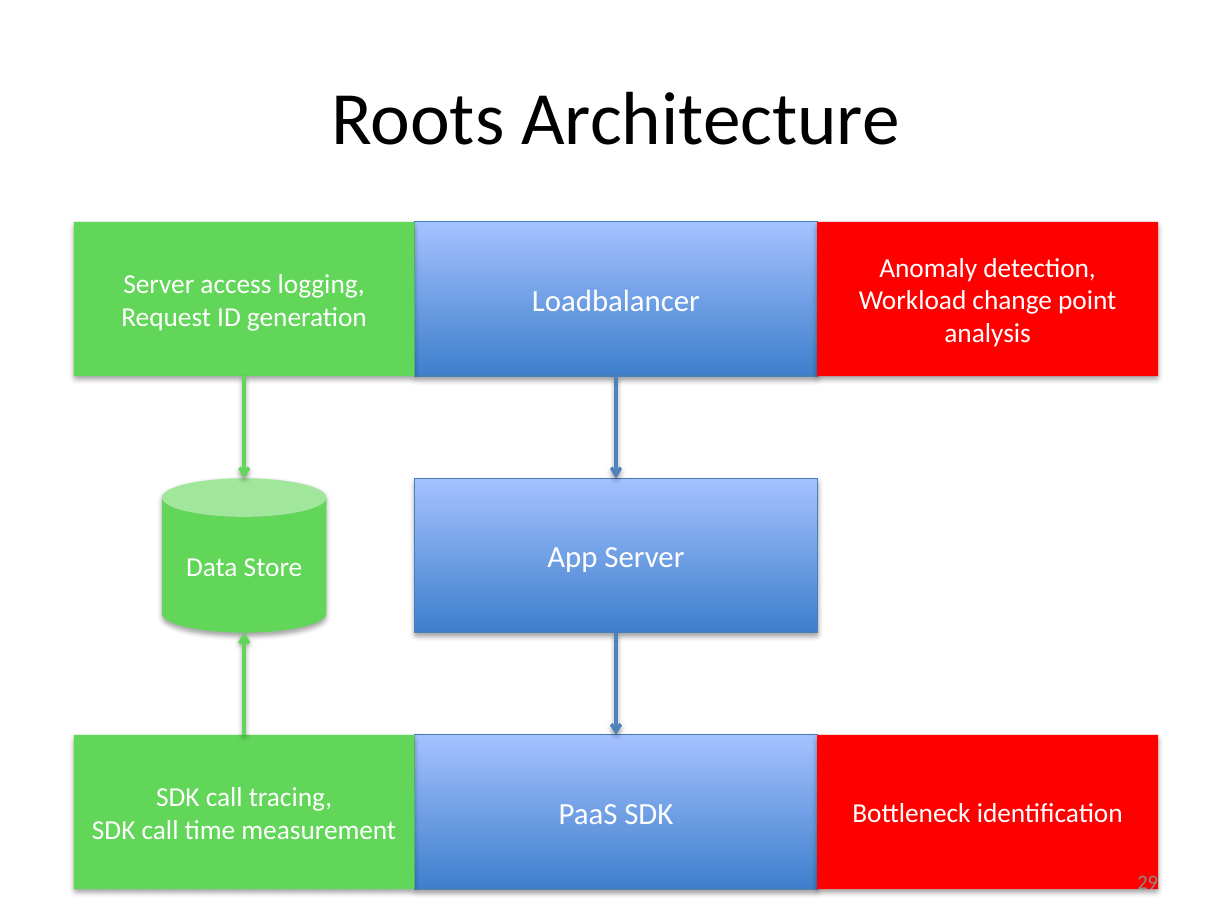
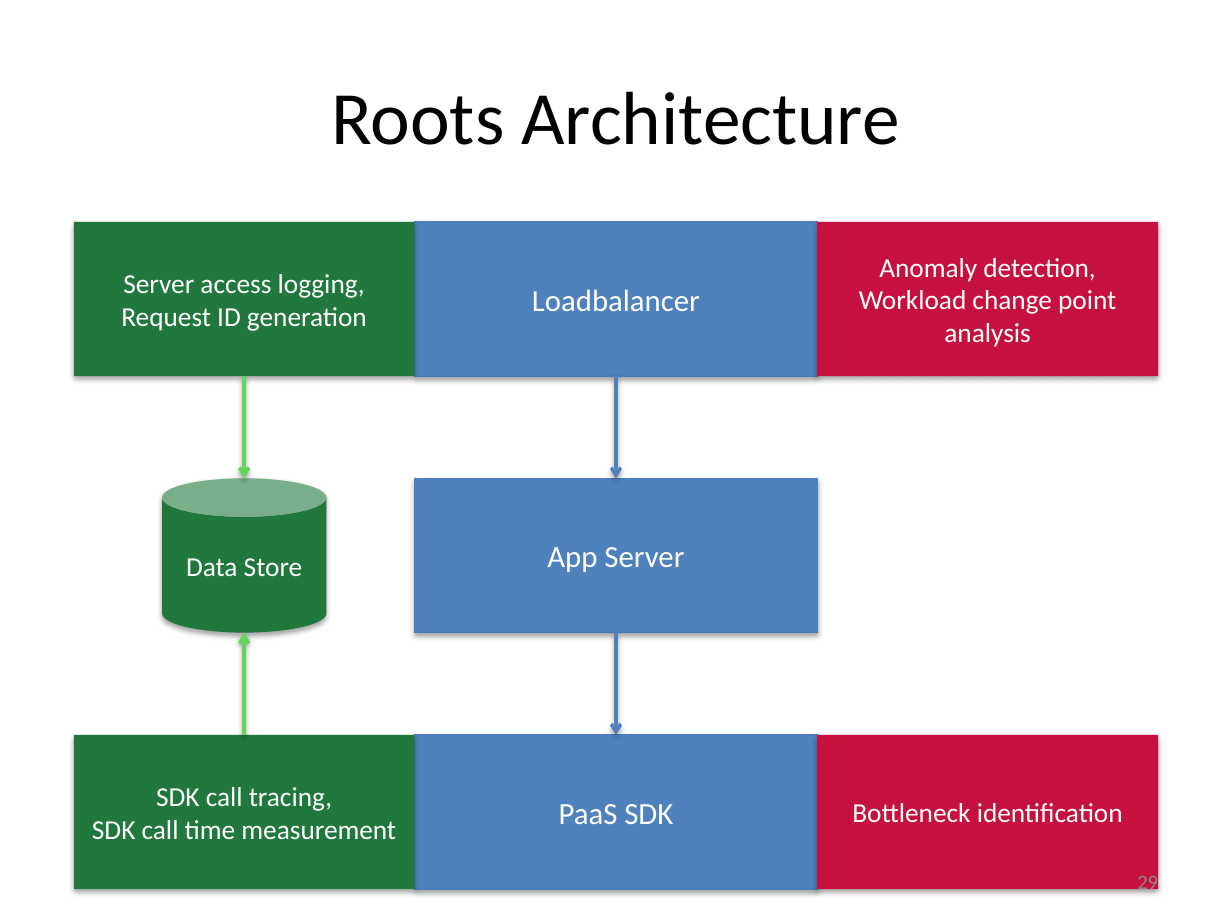
Before and after one commit to Dithn/eager-appscale, a slide deck: slide 29 of Eager/elk-experiment/appserver/system_design.pptx. Drawn at 1232x924 pixels with LibreOffice and Linux fonts; fonts in the diff are those of the drawing. Boxes give left, top, right and bottom in pixels: in the first picture for what was removed or moved away, otherwise in the second. Text is boxed around its words. In the diff, an @@ line names an element or a change of style, - is before the commit and + after.

```diff
--- a/Eager/elk-experiment/appserver/system_design.pptx
+++ b/Eager/elk-experiment/appserver/system_design.pptx
@@ fill gradient #3F80CE to #A4C4FF to #4F81BD in 3 elements at [415,734,818,888], [415,478,818,632], [415,222,818,376] @@
@@ rectangle "Anomaly detection," at [817,222,1158,376]: fill #FF0000 to #C6113F @@
@@ fill #61D659 to #20783D in 3 elements at [74,734,415,888], [74,222,415,376], [163,478,326,632] @@
@@ rectangle "Bottleneck identification" at [817,734,1158,888]: fill #FF0000 to #C6113F @@
```
Also in this commit, not shown: 2 other slides changed.
